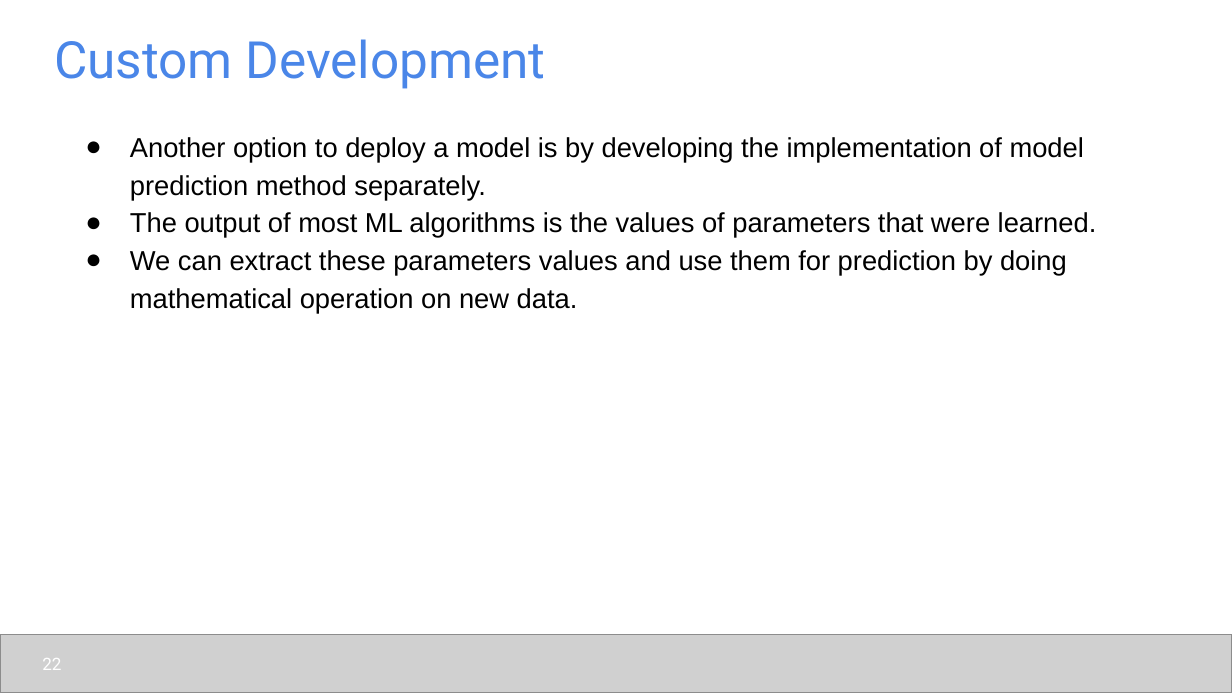
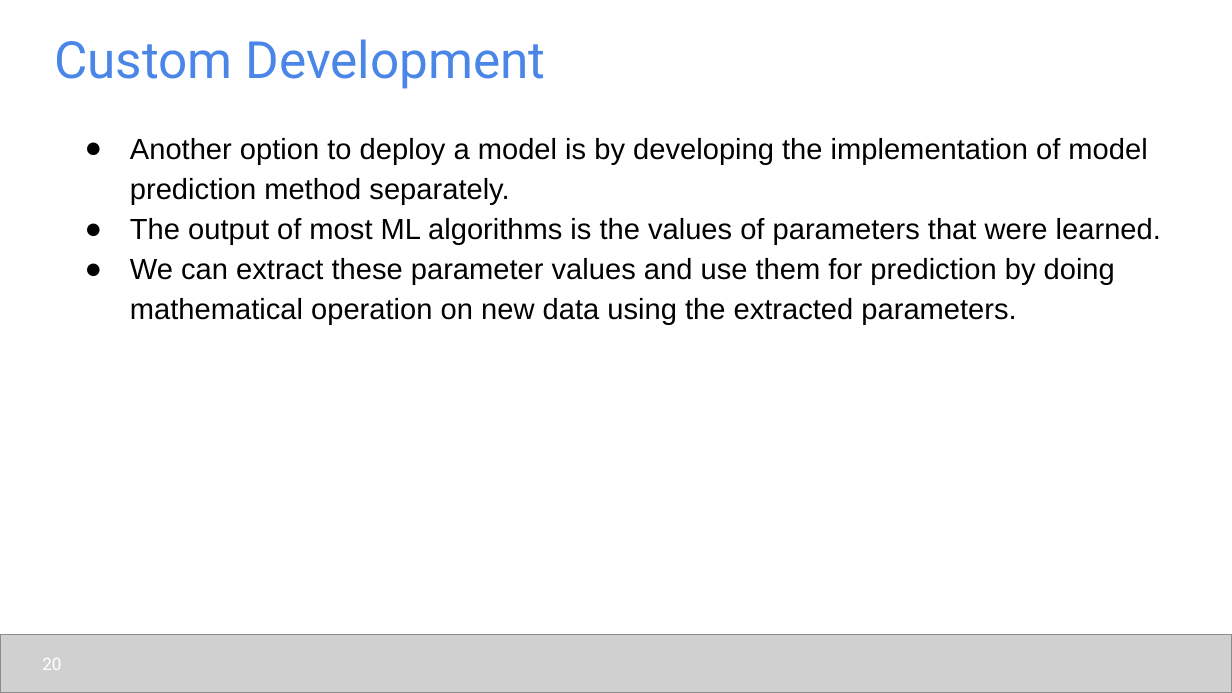
Before and after one commit to udel-cbcb/al_ml_workshop, a slide deck: slide 20 of Day_4/Lectures/Day_4_Lecture_2_Model_Tuning_Interpretation_Deployment.pptx (slide 22 before the commit). Drawn at 1232x693 pixels with LibreOffice and Linux fonts; fonts in the diff are those of the drawing; grey boxes stand for pictures. Boxes give left, top, right and bottom in pixels: in the first picture for what was removed or moved away, otherwise in the second. Text is boxed around its words. In the diff, an @@ line names an element or a change of style, - is before the commit and + after.

```diff
--- a/Day_4/Lectures/Day_4_Lecture_2_Model_Tuning_Interpretation_Deployment.pptx
+++ b/Day_4/Lectures/Day_4_Lecture_2_Model_Tuning_Interpretation_Deployment.pptx
@@ text at box(130, 138, 1161, 244): size 16 to 17 pt in "Another option to deploy a model is ...", "The output of most ML algorithms is ..."; indent changed @@
@@ text at box(130, 258, 1115, 324): text changed; size 16 to 17 pt @@
-● We can extract these parameters values and use them for prediction by doing mathematical operation on new data.
+● We can extract these parameter values and use them for prediction by doing mathematical operation on new data using the extracted parameters.
@@ page number at box(42, 658, 61, 670): text changed @@
-22
+20
```
Also in this commit, not shown: 9 other slides changed, 2 slides removed, 8 other files.
